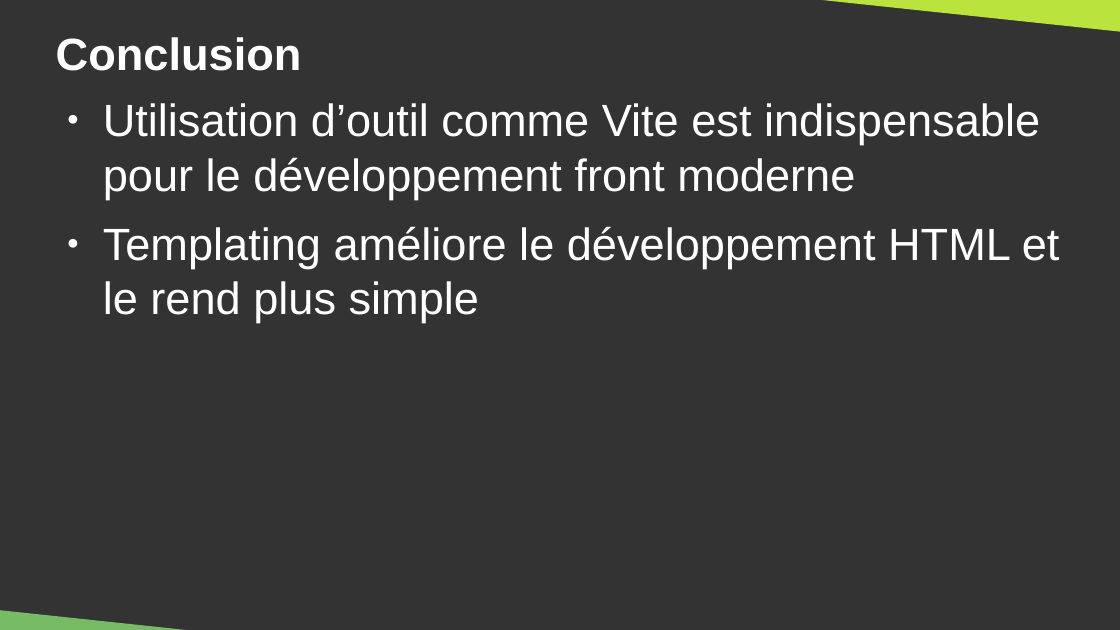
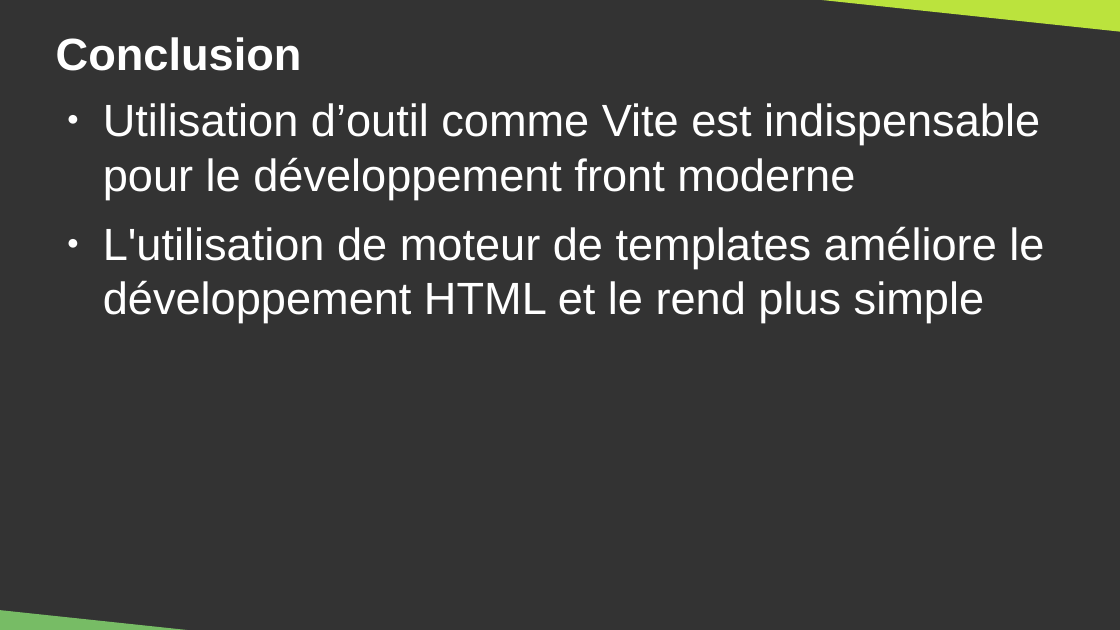
Before and after one commit to DanYellow/cours, a slide deck: slide 53 of developpement-front-s5/travaux-pratiques/numero-4/presentation.odp (slide 51 before the commit). Drawn at 1120x630 pixels with LibreOffice and Linux fonts; fonts in the diff are those of the drawing. Boxes give left, top, right and bottom in pixels: in the first picture for what was removed or moved away, otherwise in the second. Text is boxed around its words. In the diff, an @@ line names an element or a change of style, - is before the commit and + after.

```diff
--- a/developpement-front-s5/travaux-pratiques/numero-4/presentation.odp
+++ b/developpement-front-s5/travaux-pratiques/numero-4/presentation.odp
@@ text at (x1=103, y1=226, x2=1044, y2=322): text changed @@
-● Templating améliore le développement HTML et le rend plus simple
+● L'utilisation de moteur de templates améliore le développement HTML et le rend plus simple
```
Also in this commit, not shown: 6 other slides changed, 2 slides added, 1 other file.
